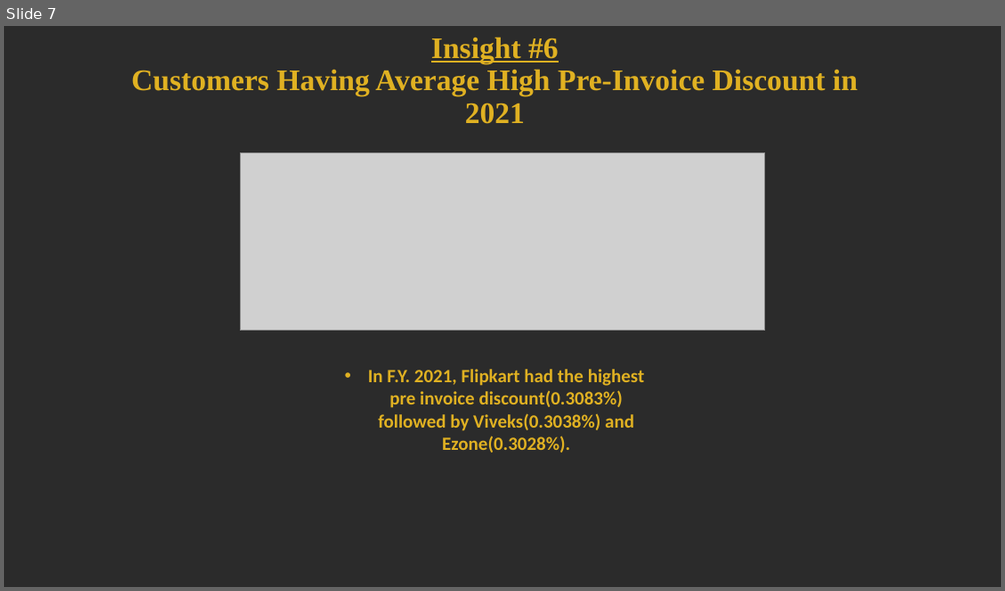
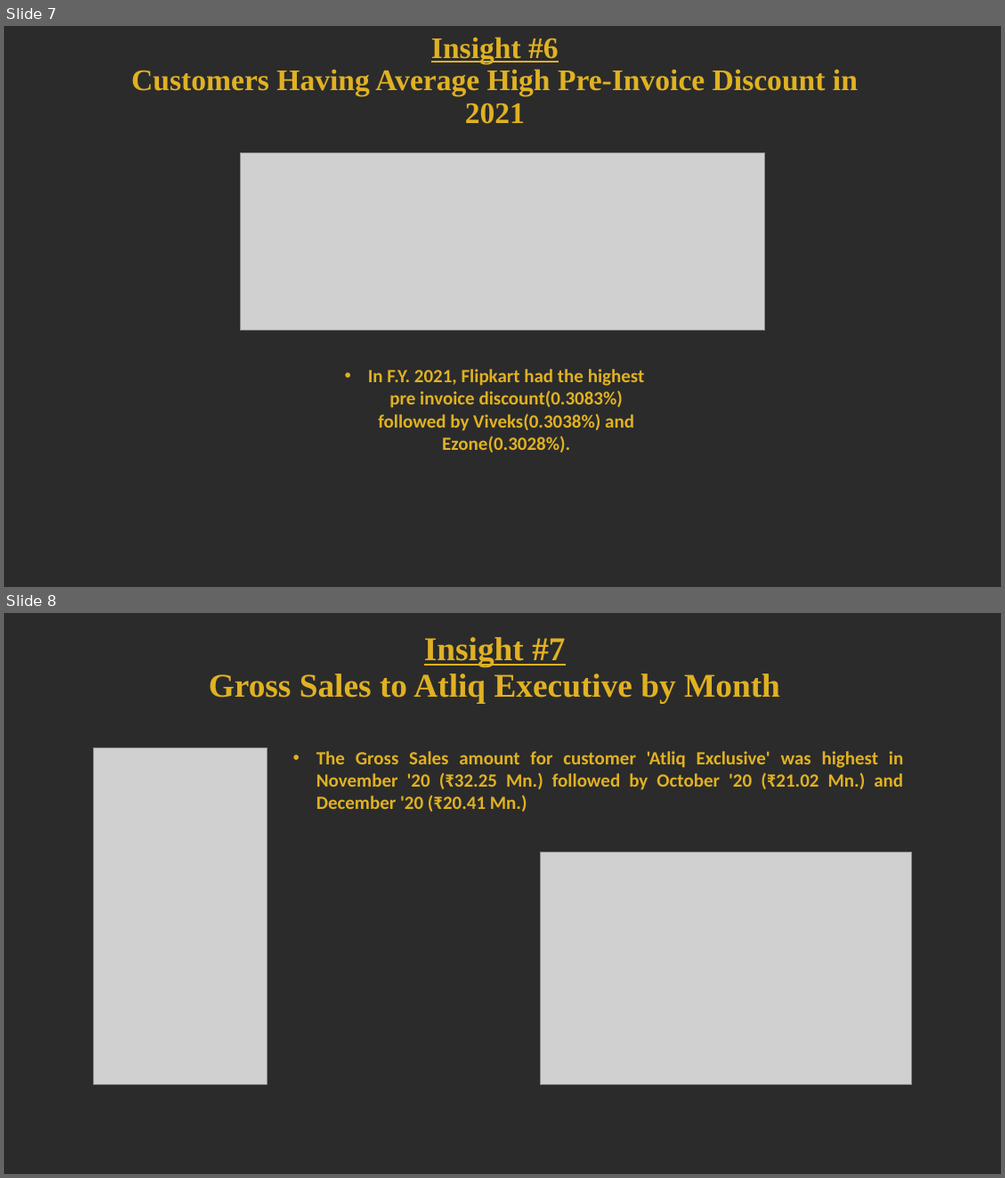
Before and after one commit to protyoy98/Atliq-Hardwares-Ad-hoc-analysis, a slide deck: ad_hoc req deliverables/Presentation1.pptx. Shown one above the other, each under a label of ours: slide 7 before the commit, slides 7 and 8 after it. The pictures are 1005x591 and 1005x1178 pixels, drawn with LibreOffice and Linux fonts; fonts in the diff are those of the drawing; grey boxes stand for pictures; background and template pictures are left out; a plain dark background stands for a picture behind light text. Boxes give left, top, right and bottom in pixels: in the first picture for what was removed or moved away, otherwise in the second. Text is boxed around its words. In the diff, an @@ line names an element or a change of style, - is before the commit and + after.

```diff
--- a/ad_hoc req deliverables/Presentation1.pptx
+++ b/ad_hoc req deliverables/Presentation1.pptx
@@ slide 8 added at bbox=[4, 613, 1001, 1174], background picture (left out) @@
@@ title added at bbox=[209, 637, 780, 703], 32 pt, text #E0B122, bold @@
+Insight #7
+Gross Sales to Atliq Executive by Month
@@ picture added at bbox=[94, 747, 267, 1084] @@
@@ text added at bbox=[316, 751, 903, 811], 18 pt, text #E0B122, bold @@
+• The Gross Sales amount for customer 'Atliq Exclusive' was highest in November '20 (₹32.25 Mn.) followed by October '20 (₹21.02 Mn.) and December '20 (₹20.41 Mn.)
@@ picture added at bbox=[540, 852, 912, 1084] @@
```
Also in this commit, not shown: 4 other slides added.
